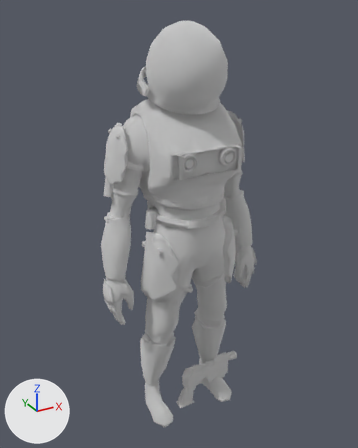
One commit to the Blender file Assets/3D/commando.blend: the scene before it, then after it.
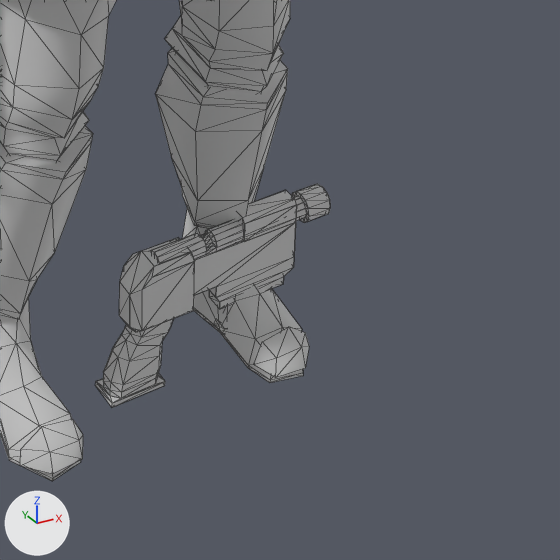
Each version appears first whole from a camera (50 mm lens) standing at (-1.077, -1.872, 1.993) and looking at (0.008, 0.102, 1.006), and next in a close-up on the part from 42% to 83% of the width and 68% to 100% of the height. The axes (+X, +Y, +Z) are drawn at lower left. The lights are the same throughout. The close-ups show mesh edges as thin lines.

The first close-up shows 'SubMesh_0', 'SubMesh_0.001', 'SubMesh_0.010', 'SubMesh_0.021', 'SubMesh_0.030', 'SubMesh_0.045'.
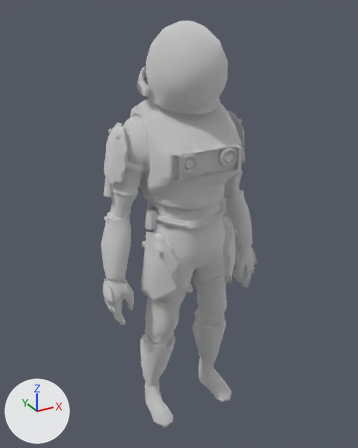
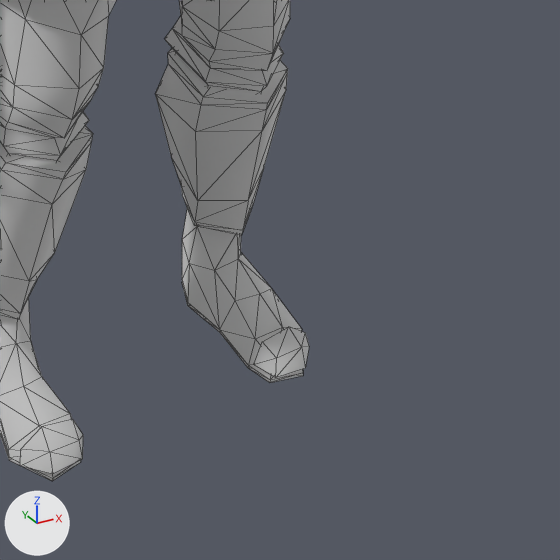
Changed parts and their boxes [x1, y1, x2, y2] in the close-ups (560 x 560 px):
'SubMesh_0.001', hidden: before [95, 184, 330, 407]

Patch to the scene script:
```diff
--- a/Assets/3D/commando.blend.py
+++ b/Assets/3D/commando.blend.py
@@ ob_submesh_0_001 @@
 ob_submesh_0_001.rotation_euler = (-1.571, 0.0, 0.0)  # degrees (-90, 0, 0)
+ob_submesh_0_001.hide_set(True)
```
